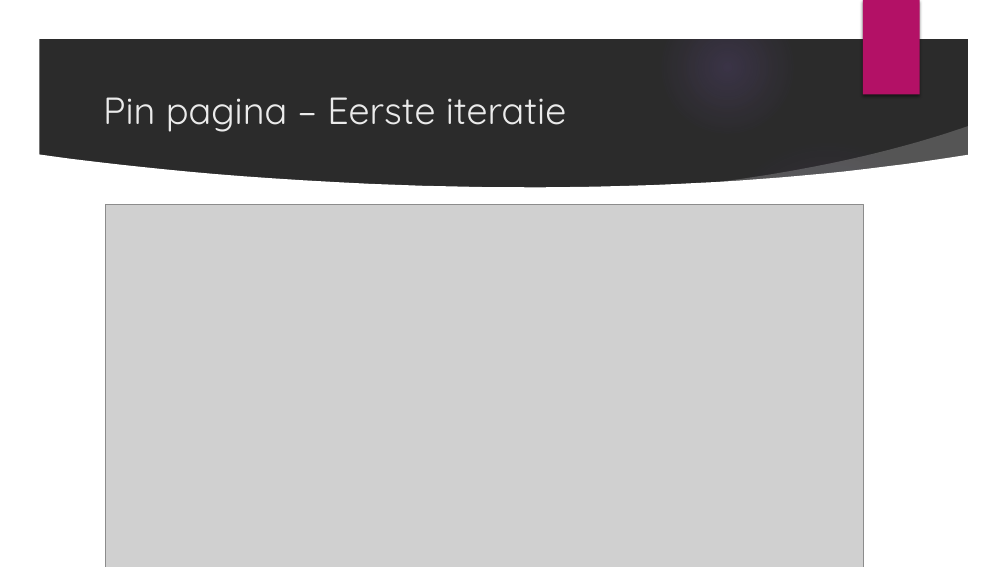
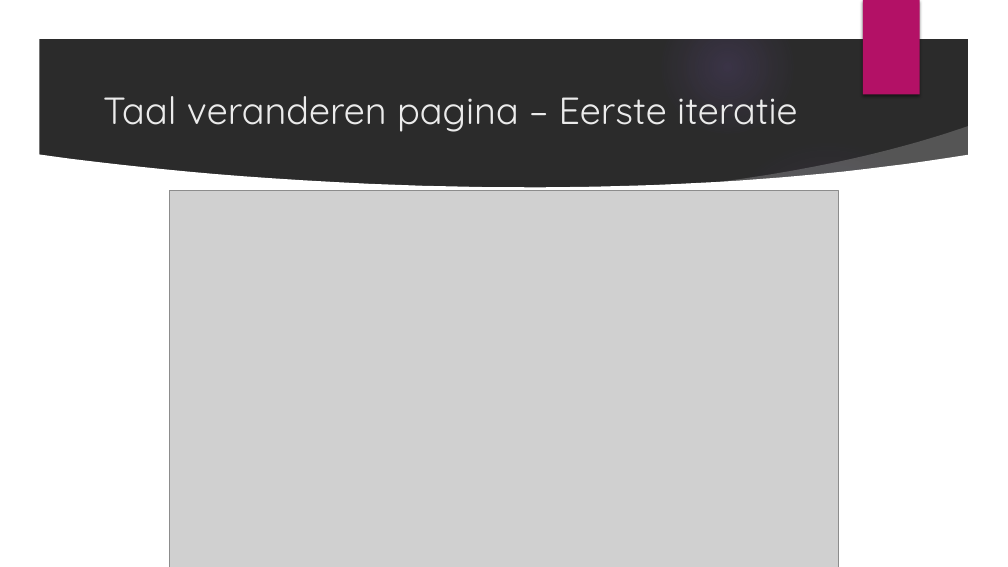
Before and after one commit to OG-netizen/Project-3-4, a slide deck: slide 5 of Sprint Planning/Scrum meeting 1.pptx (slide 3 before the commit). Drawn at 1008x567 pixels with LibreOffice and Linux fonts; fonts in the diff are those of the drawing; grey boxes stand for pictures; background and template pictures are left out; a plain dark background stands for a picture behind light text. Boxes give left, top, right and bottom in pixels: in the first picture for what was removed or moved away, otherwise in the second. Text is boxed around its words. In the diff, an @@ line names an element or a change of style, - is before the commit and + after.

```diff
--- a/Sprint Planning/Scrum meeting 1.pptx
+++ b/Sprint Planning/Scrum meeting 1.pptx
@@ title at bbox=[103, 96, 798, 132]: text changed @@
-Pin pagina – Eerste iteratie
+Taal veranderen pagina – Eerste iteratie
@@ picture: place and size @@
-picture at bbox=[105, 204, 864, 567]
+picture at bbox=[169, 191, 838, 567]
```
Also in this commit, not shown: 3 other slides changed, 3 slides added, 1 slide removed, 6 other files.
